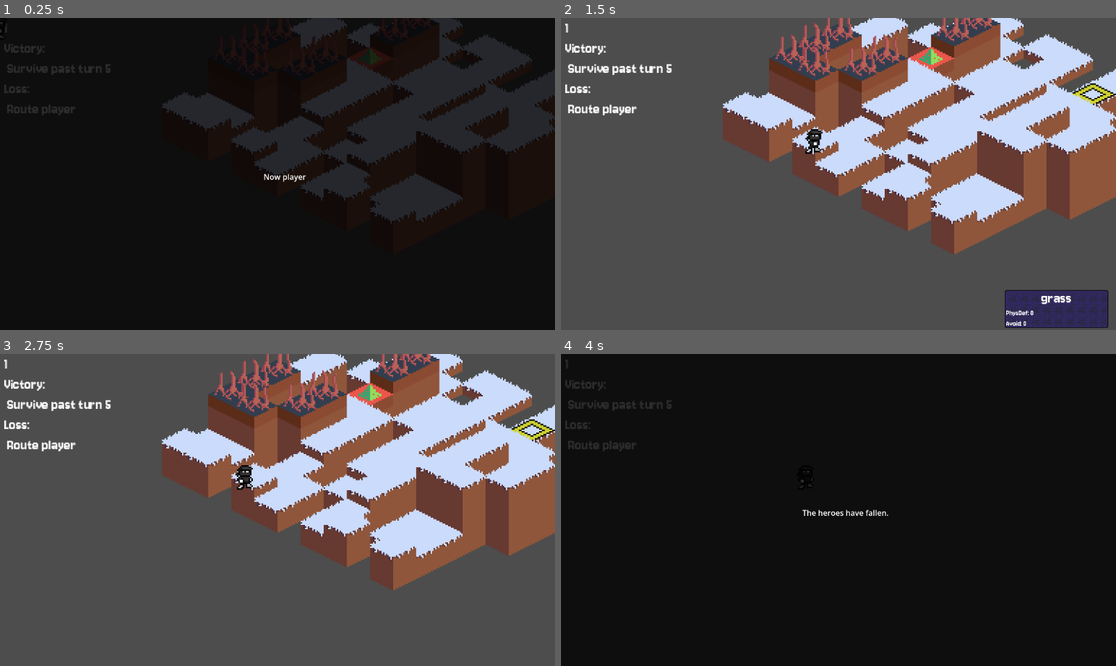
Above: before the commit, frames 1-4 (two rows, left to right).
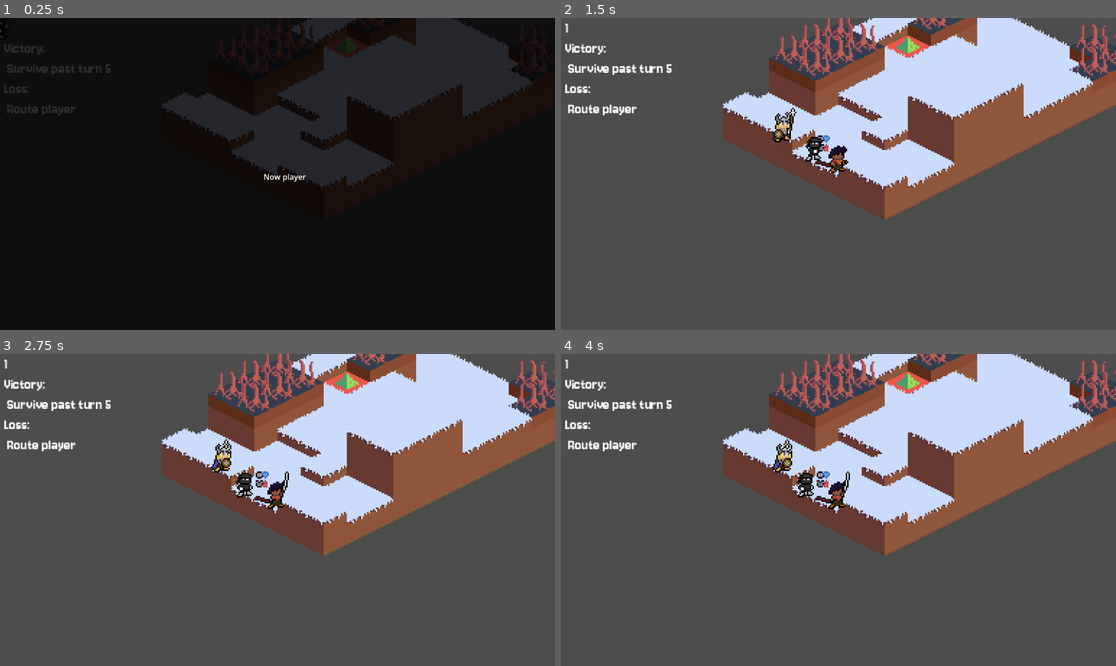
Above: after the commit, the same moments.

Repository: Puffe14/godot-breaker-srpg
Game: Godot game, scene res://nodes/main_gui.tscn
The game is run twice, just before and just after one commit, with the same random seed, the same clock (stepped at 60 frames per second) and the same inputs.
Inputs (mouse positions are in pixels of both pictures, inside the frame that each line leads up to):
- Up to frame 1 (0.25 s): no input
- Up to frame 2 (1.5 s): tap Enter at 0.5 s; move the mouse to (977, 36) at 0.52 s; tap Tab (deselect) at 0.6 s; click (977, 36) at 0.67 s; move the mouse to (1093, 92) at 1.27 s; click (1093, 92) at 1.35 s
- Up to frame 3 (2.75 s): tap R (retry) at 2 s; tap Tab (deselect) at 2.1 s; click (532, 428) at 2.17 s
- Up to frame 4 (4 s): click (1093, 428) at 2.85 s; tap R (retry) at 3.5 s; tap Tab (deselect) at 3.6 s; click (1093, 428) at 3.67 s

The runs differ from the first frame. In frame 1, 13% of the frame differs, in the area x 0-100%, y 0-66%; in frame 2, 27%; in frame 3, 25%; in frame 4, 100%, in the area x 0-100%, y 0-100%.
Error before the commit: Invalid access to property or key 'Geblah' on a base object of type 'Dictionary'. (res://scripts/components/game/file_loader.gd:125)
Error after the commit: Invalid access to property or key 'Lochagos' on a base object of type 'Dictionary'. (res://scripts/components/game/file_loader.gd:141)

Commit message:
Fixed map reading incorrect positions when column != row

Diff:
--- a/resources/data/classes/classes.json
+++ b/resources/data/classes/classes.json
@@ -126,7 +126,7 @@
 	"type": ["infantry","healer"],
 	"stats": {
 	  "movement": 3,
-	  "jump": 2,
+	  "jump": 1,
 	  "hitpoints": 1,
 	  "strength": 1,
 	  "magic": 0,
--- a/resources/data/maps/map_2.json
+++ b/resources/data/maps/map_2.json
@@ -17,7 +17,7 @@
 	 [ ["Slingman",0,[6,1]] ]
 	],
 	"joining": [
-	  ["Geblah",0,[0,2]],
+	  ["Cylna",0,[0,2]],
 	  ["Lairaea",0,[0,4]]
 	],
 	"events": {
--- a/scripts/components/game/file_loader.gd
+++ b/scripts/components/game/file_loader.gd
@@ -6,6 +6,7 @@
 var unit_dict: Dictionary = {
 	"Cylna":preload("res://resources/data/units/test_unit_c.tres"),
 	"BossLairaea":preload("res://resources/data/units/test_unit_l.tres"),
+	"Lairaea":preload("res://resources/data/units/test_unit_l.tres"),
 	}
 
 var class_dict: Dictionary = {
@@ -98,7 +99,7 @@
 		var new_tile: Tile = tile_dict[tile_name].copy()
 		var heights = map_json["grid"]["elevation"]
 		@warning_ignore("integer_division")
-		new_tile.position = Vector3i(index%map.grid.row, index/map.grid.column, heights[index])
+		new_tile.position = Vector3i(index%map.grid.row, index/map.grid.row, heights[index])
 		map.grid.tiles.append(new_tile)
 		index+=1
 
@@ -154,6 +155,7 @@
 			var location = ally[2]
 			map.grid.addUnitAt(unit, Vector2i(location[0], location[1]))
 		map.allies.append(group)
+	for unit in map.all_units(): unit.refresh()
 
 func read_condition(condition_object: Dictionary) -> Condition:
 	var condition: Condition = null
--- a/scripts/components/units/units.gd
+++ b/scripts/components/units/units.gd
@@ -283,7 +283,8 @@
 
 func shortInfo() -> String:
 	var wpn_text = "none"
-	if inventory.equippedWeapon(): wpn_text = inventory.equippedWeapon().name
+	if inventory.equippedWeapon():
+		wpn_text = inventory.equippedWeapon().name
 	return character.myName + " " + str(HP())+"/"+str(MaxHP())+"\n" + " Weapon: "+ wpn_text
 
 func hpMhp() -> String: return str(HP())+"/"+str(MaxHP())
